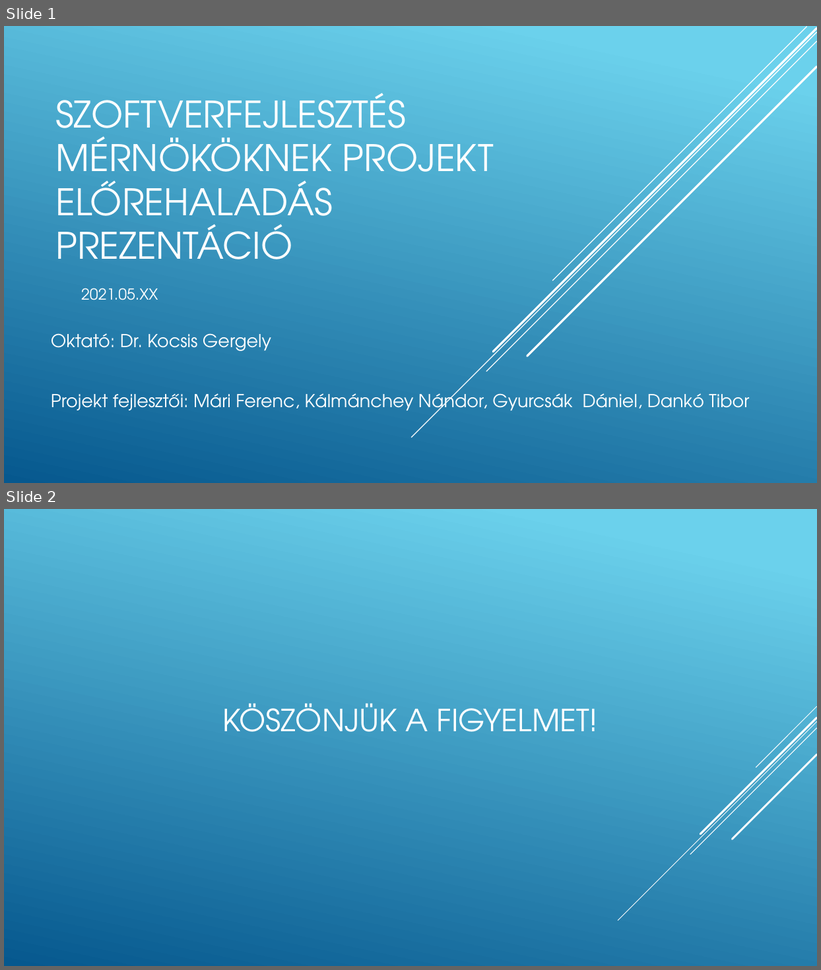
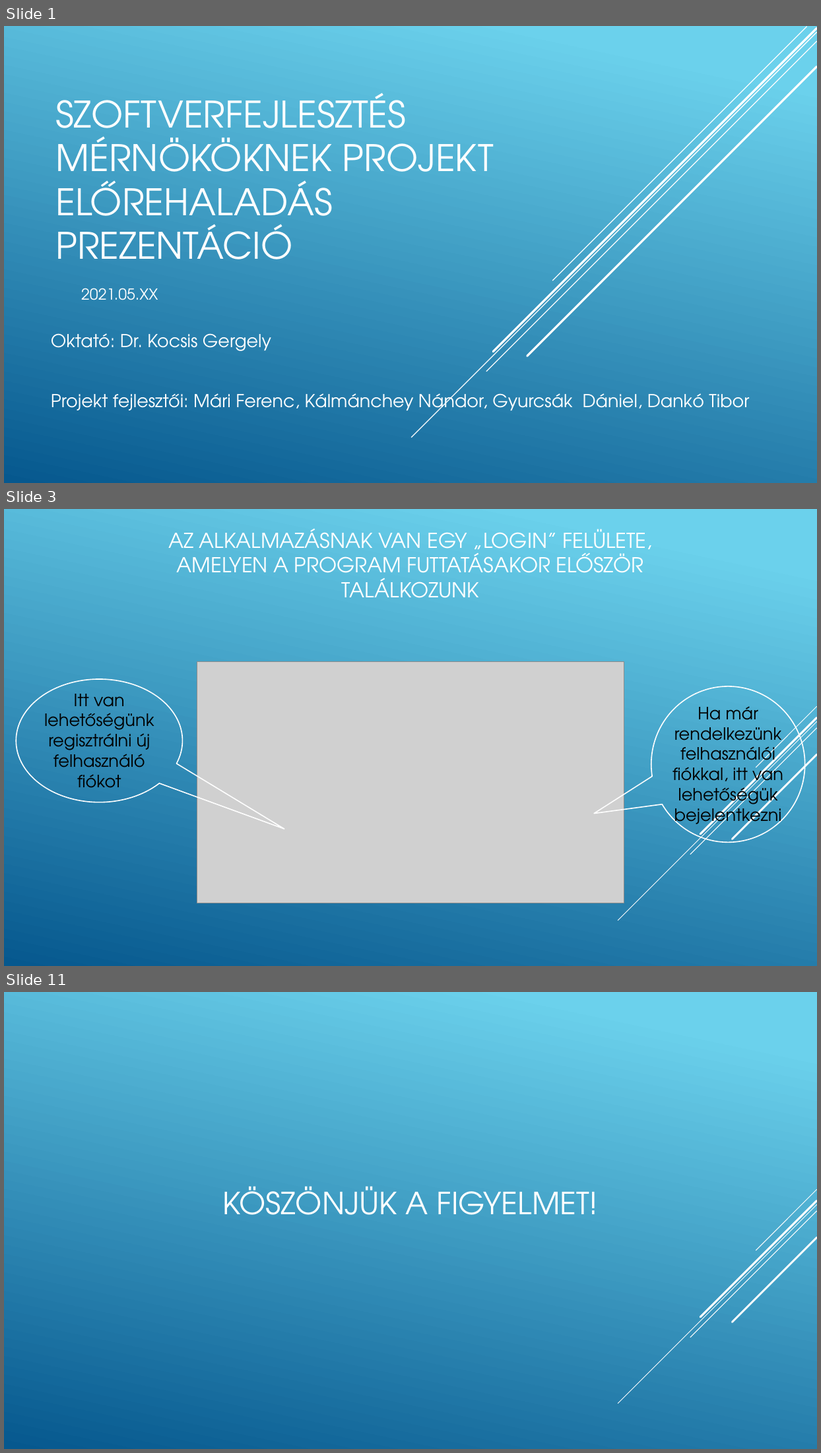
Before and after one commit to mariferi/Pontus, a slide deck: Végső_Szoftverfejlesztes_mernokoknek_projekt_elorehaladas_prezentacio.pptx. Shown one above the other, each under a label of ours: slides 1 and 2 before the commit, slides 1, 3 and 11 after it; the slides between them are not shown. The pictures are 821x970 and 821x1453 pixels, drawn with LibreOffice and Linux fonts; fonts in the diff are those of the drawing; grey boxes stand for pictures. Boxes give left, top, right and bottom in pixels: in the first picture for what was removed or moved away, otherwise in the second. Text is boxed around its words. In the diff, an @@ line names an element or a change of style, - is before the commit and + after.

```diff
--- a/Végső_Szoftverfejlesztes_mernokoknek_projekt_elorehaladas_prezentacio.pptx
+++ b/Végső_Szoftverfejlesztes_mernokoknek_projekt_elorehaladas_prezentacio.pptx
@@ slide 3 added at <box>4,509,817,966</box>, background gradient #6ED2EB to #06588E; not listed: 5 template elements that a slide beside it also shows @@
@@ title added at <box>168,529,652,598</box>, 24.3 pt, text #FFFFFF @@
+AZ ALKALMAZÁSNAK VAN EGY „LOGIN” FELÜLETE, AMELYEN A PROGRAM FUTTATÁSAKOR ELŐSZÖR TALÁLKOZUNK
@@ picture added at <box>197,662,624,903</box> @@
@@ speech bubble added at <box>16,679,183,803</box>, outline #FFFFFF 1.25 pt @@
@@ speech bubble added at <box>651,687,805,843</box>, outline #FFFFFF 1.25 pt @@
@@ text added at <box>44,694,154,788</box>, 20 pt, text #000000 @@
+Itt van lehetőségünk regisztrálni új felhasználó fiókot
@@ text added at <box>673,706,783,829</box>, 20 pt, text #000000 @@
+Ha már rendelkezünk felhasználói fiókkal, itt van lehetőségük bejelentkezni
@@ what was slide 2 is now slide 11 @@
```
Also in this commit, not shown: 8 other slides added.
